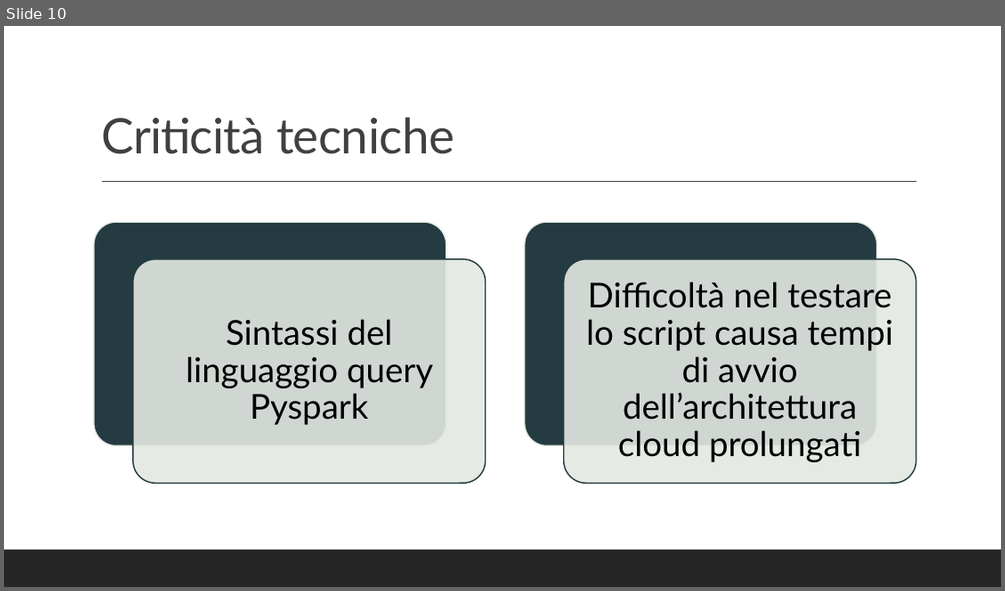
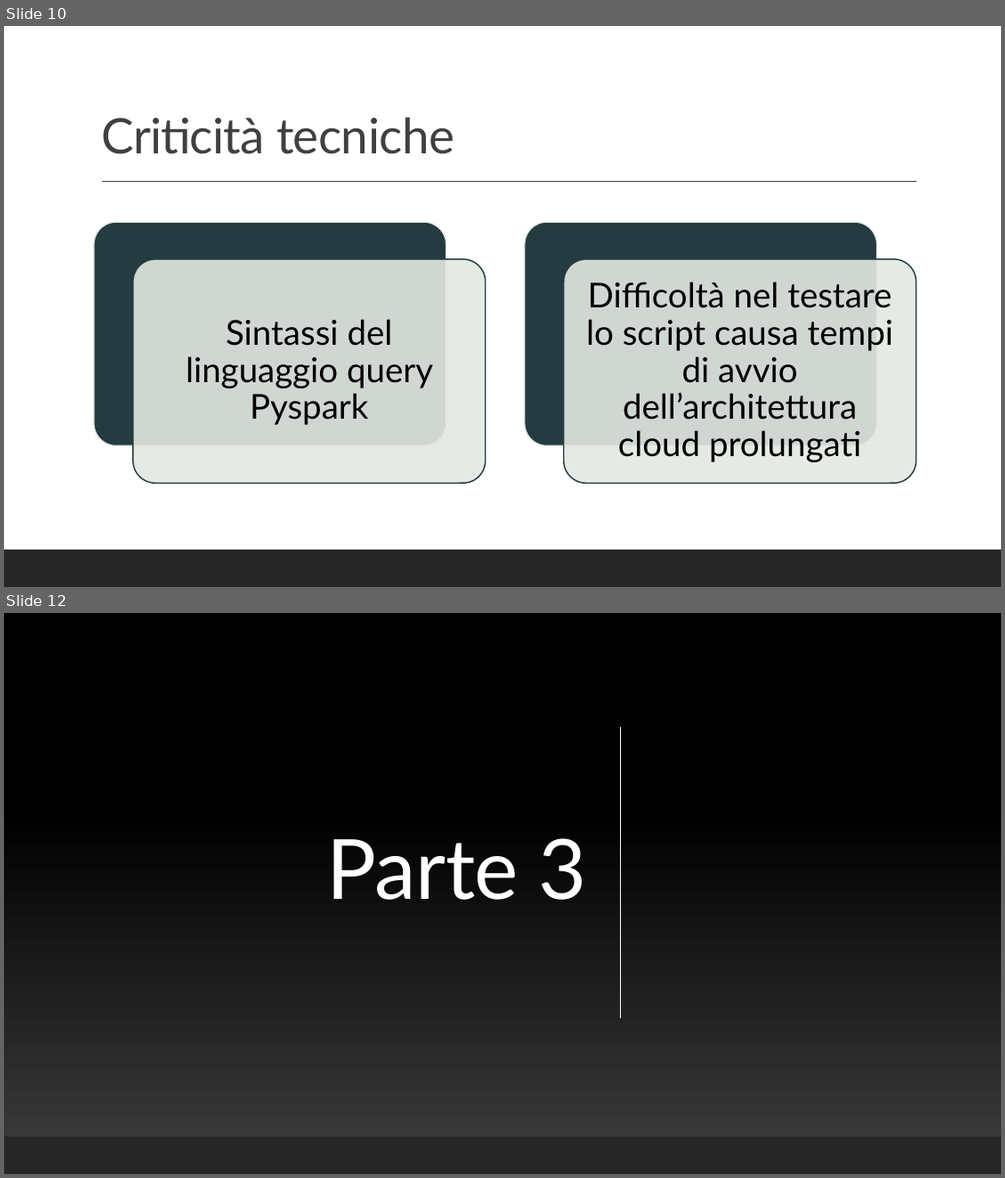
Before and after one commit to PirottaNicola/TC-Mproject_Boffelli_Pirotta, a slide deck: Preparation files/MyTEDx_Presentazione.pptx. Shown one above the other, each under a label of ours: slide 10 before the commit, slides 10 and 12 after it; the slides between them are not shown. The pictures are 1005x591 and 1005x1178 pixels, drawn with LibreOffice and Linux fonts; fonts in the diff are those of the drawing. Boxes give left, top, right and bottom in pixels: in the first picture for what was removed or moved away, otherwise in the second. Text is boxed around its words. In the diff, an @@ line names an element or a change of style, - is before the commit and + after.

```diff
--- a/Preparation files/MyTEDx_Presentazione.pptx
+++ b/Preparation files/MyTEDx_Presentazione.pptx
@@ slide 12 added at (4,613,1001,1174), background gradient #3F3F3F to #000000 @@
@@ rectangle added at (4,613,1001,1174), fill gradient #3F3F3F to #000000 @@
@@ line added from (620, 727) to (620, 1018), #FFFFFF 1 pt @@
@@ line added from (102, 769) to (917, 769), #FFFFFF 1 pt @@
@@ title added at (327,838,587,900), 80 pt, text #FFFFFF @@
+Parte 3
@@ line added from (103, 979) to (910, 979), #FFFFFF 1 pt @@
@@ rectangle added at (4,1136,1001,1174), fill #262626 @@
```
Also in this commit, not shown: 3 other slides added.
